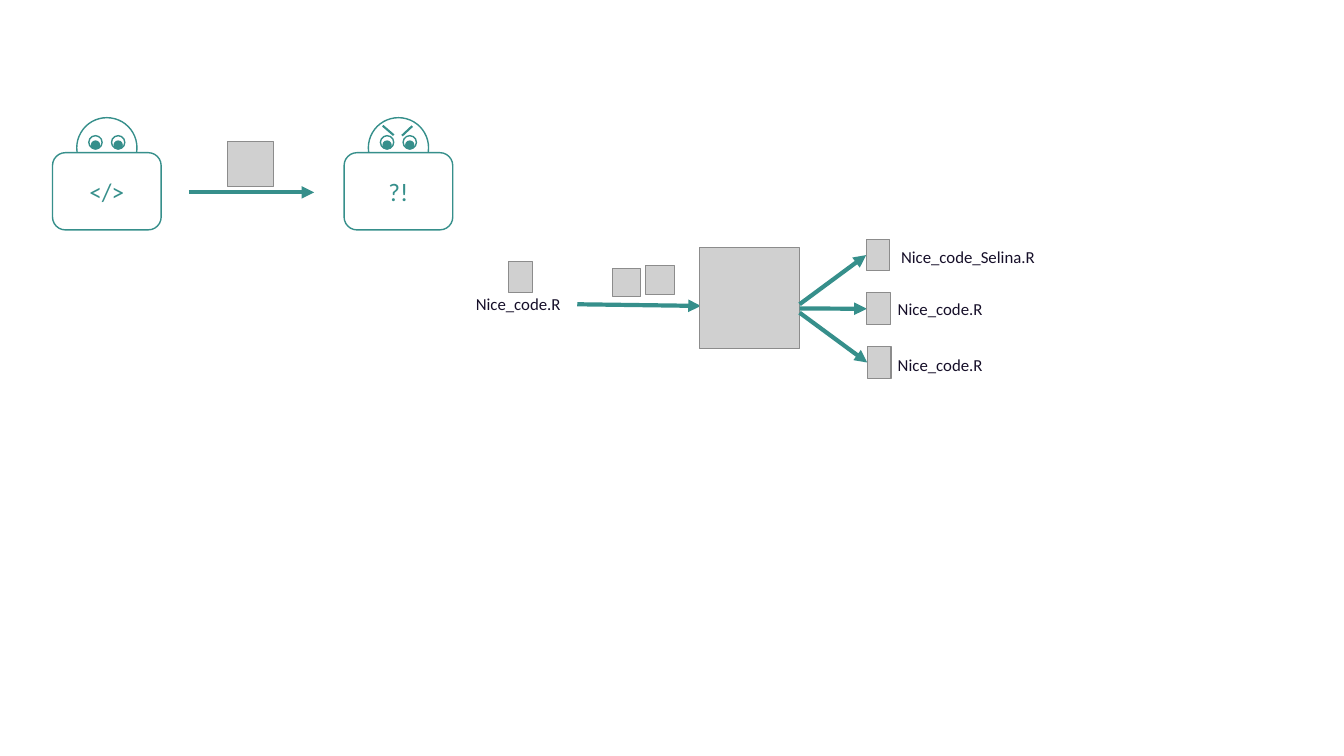
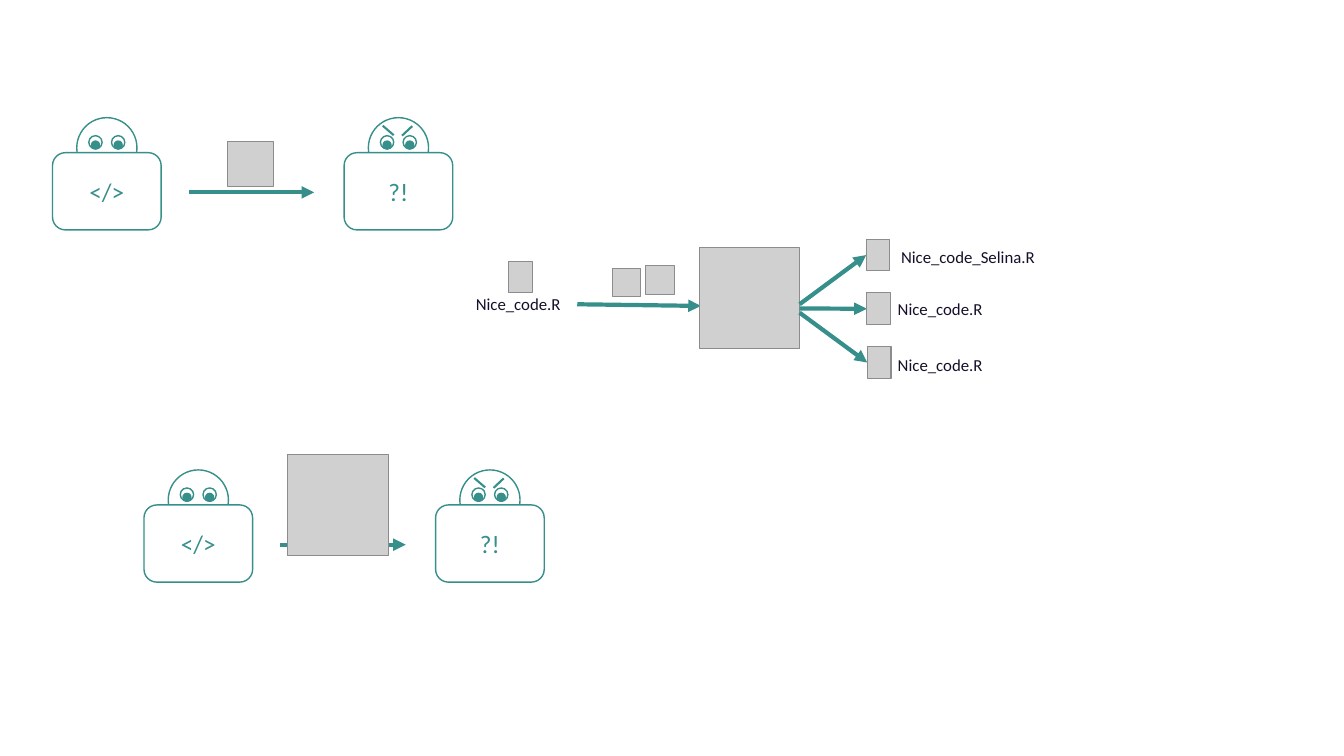
Before and after one commit to selinaZitrone/get-started-with-git, a slide deck: slide 2 of slides/img/images.pptx (slide 1 before the commit). Drawn at 1344x756 pixels with LibreOffice and Linux fonts; fonts in the diff are those of the drawing; grey boxes stand for pictures. Boxes give left, top, right and bottom in pixels: in the first picture for what was removed or moved away, otherwise in the second. Text is boxed around its words. In the diff, an @@ line names an element or a change of style, - is before the commit and + after.

```diff
--- a/slides/img/images.pptx
+++ b/slides/img/images.pptx
@@ group added at bbox=[144, 455, 544, 583]: 10 ellipses, 2 rounded rectangles, 2 lines, 1 arrow, 1 picture @@
+</>
+?!
```
Also in this commit, not shown: 8 other slides changed, 4 slides added, 5 other files.
